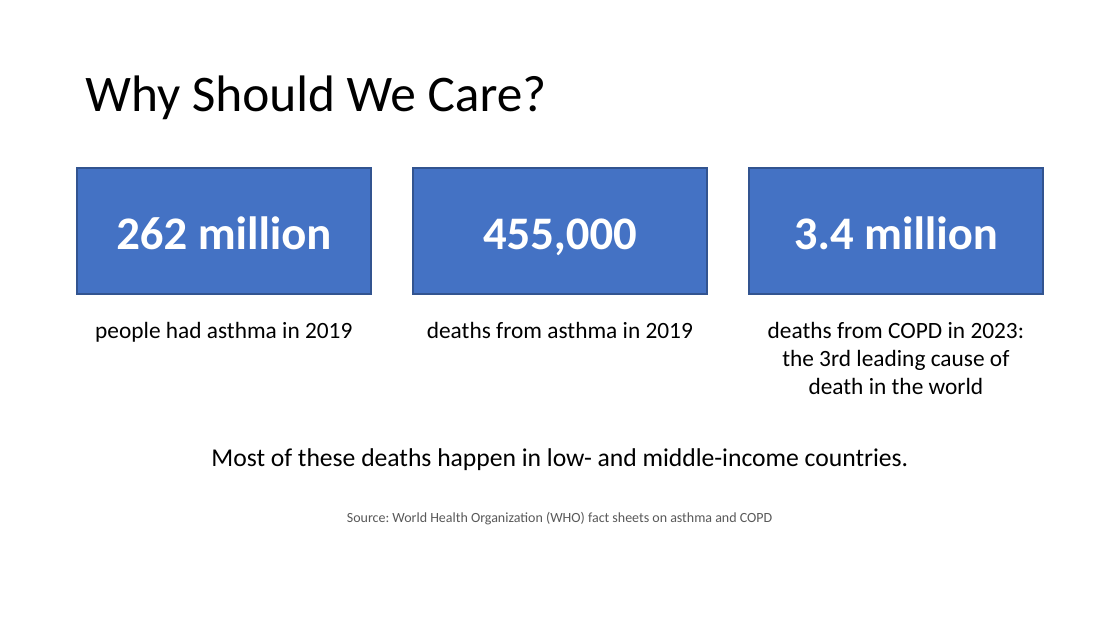
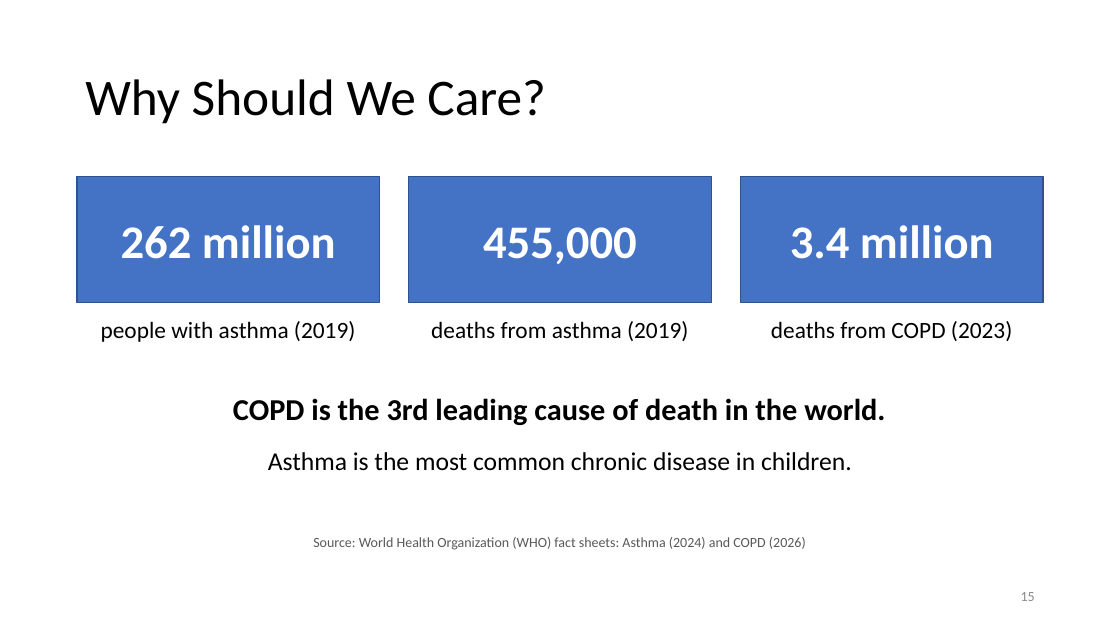
Before and after one commit to mrm145/Claude-CoWorkNotCode, a slide deck: slide 15 of Asthma_and_COPD_Presentation.pptx. Drawn at 1120x630 pixels with LibreOffice and Linux fonts; fonts in the diff are those of the drawing. Boxes give left, top, right and bottom in pixels: in the first picture for what was removed or moved away, otherwise in the second. Text is boxed around its words. In the diff, an @@ line names an element or a change of style, - is before the commit and + after.

```diff
--- a/Asthma_and_COPD_Presentation.pptx
+++ b/Asthma_and_COPD_Presentation.pptx
@@ title "Why Should We Care?" at (85, 79, 545, 124): line spacing 0.9 to 1 @@
@@ rectangle "262 million": place and size @@
-rectangle "262 million" at (77, 168, 371, 294)
+rectangle "262 million" at (77, 176, 380, 302)
@@ rectangle "455,000": place and size @@
-rectangle "455,000" at (413, 168, 707, 294)
+rectangle "455,000" at (409, 176, 712, 302)
@@ outline #325491 1 pt to #2F528F 1 pt in 3 elements at (409, 176, 712, 302), (77, 176, 380, 302), (741, 176, 1044, 302) @@
@@ rectangle "3.4 million": place and size @@
-rectangle "3.4 million" at (749, 168, 1044, 294)
+rectangle "3.4 million" at (741, 176, 1044, 302)
@@ text at (101, 321, 355, 342): text changed @@
-people had asthma in 2019
+people with asthma (2019)
@@ text at (431, 321, 688, 341): text changed @@
-deaths from asthma in 2019
+deaths from asthma (2019)
@@ text at (771, 321, 1012, 341): text changed; size 22 to 20 pt @@
-Most of these deaths happen in low- and middle-income countries.
+deaths from COPD (2023)
@@ text at (233, 398, 885, 425): text changed; size 20 to 26 pt; bold on @@
-deaths from COPD in 2023: the 3rd leading cause of death in the world
+COPD is the 3rd leading cause of death in the world.
@@ text added at (268, 452, 852, 471), 22 pt, text #000000 @@
+Asthma is the most common chronic disease in children.
@@ text at (313, 537, 806, 550): text changed @@
-Source: World Health Organization (WHO) fact sheets on asthma and COPD
+Source: World Health Organization (WHO) fact sheets: Asthma (2024) and COPD (2026)
@@ page number added at (1021, 592, 1035, 601), 12 pt, text #898989 @@
+15
```
Also in this commit, not shown: 13 other slides changed, 11 slides added, 9 slides removed, 1 other file.
